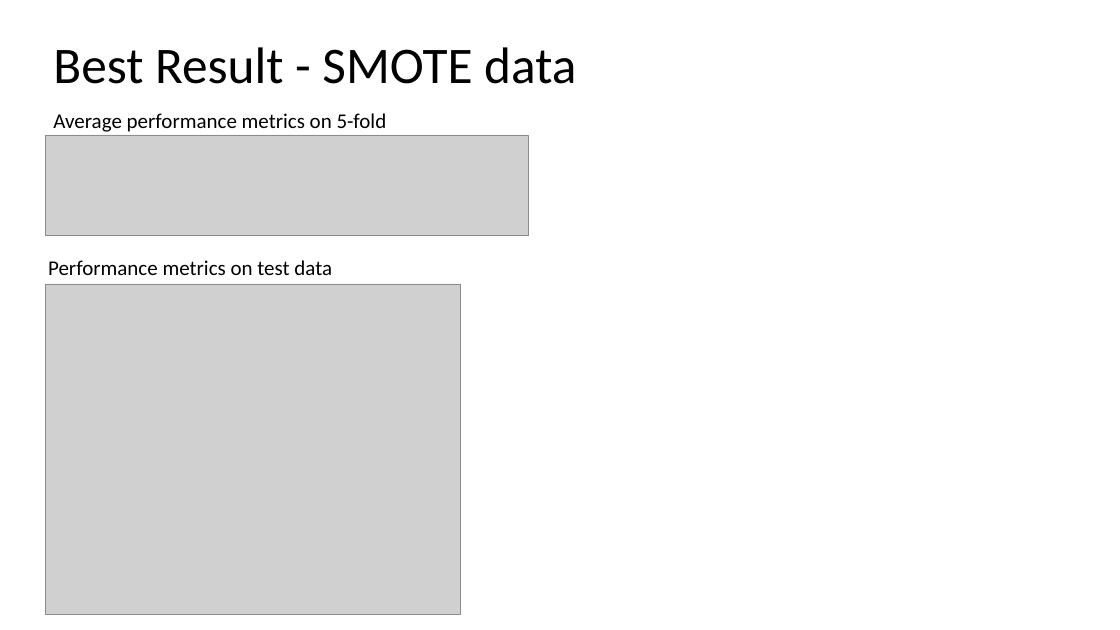
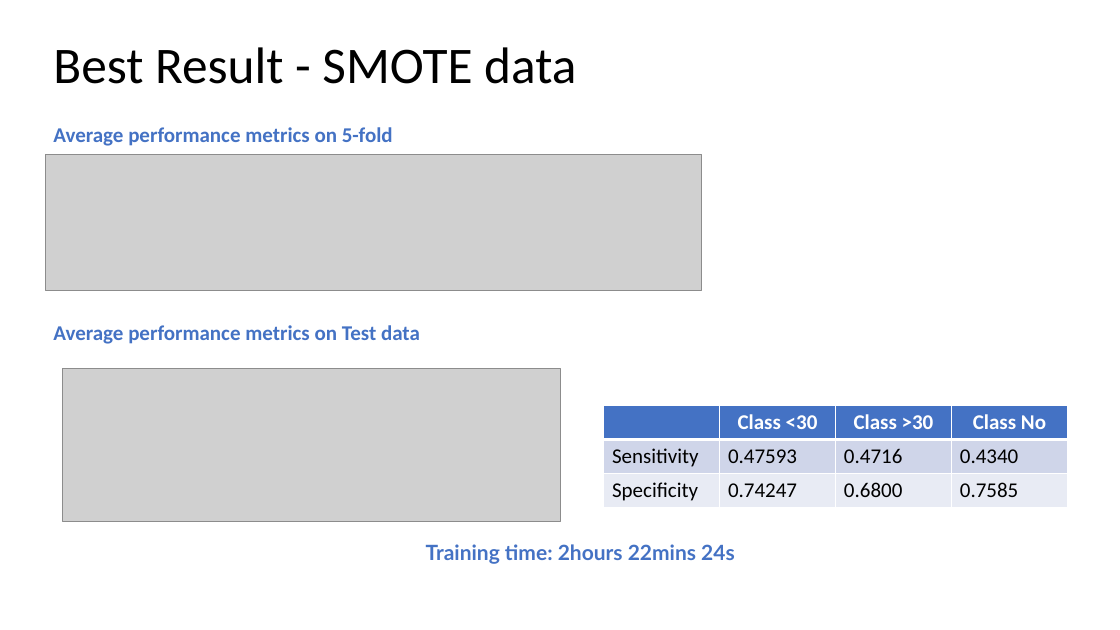
Before and after one commit to LeonardSk/STAT5003-Assignment-Stage-2---GROUP-10, a slide deck: slide 3 of SVM/SVM result.pptx. Drawn at 1120x630 pixels with LibreOffice and Linux fonts; fonts in the diff are those of the drawing; grey boxes stand for pictures. Boxes give left, top, right and bottom in pixels: in the first picture for what was removed or moved away, otherwise in the second. Text is boxed around its words. In the diff, an @@ line names an element or a change of style, - is before the commit and + after.

```diff
--- a/SVM/SVM result.pptx
+++ b/SVM/SVM result.pptx
@@ text "Average performance metrics on 5-fold": place and size @@
-text "Average performance metrics on 5-fold" at (53,113,387,132)
+text "Average performance metrics on 5-fold" at (53,127,393,146)
@@ text "Average performance metrics on 5-fold" at (53,127,393,146): text colour #000000 to #4472C4, bold on @@
@@ picture: place and size @@
-picture at (45,135,528,235)
+picture at (45,154,702,290)
@@ picture removed at (45,284,461,615) @@
@@ text at (53,325,420,344): text changed; text colour #000000 to #4472C4; bold on @@
-Performance metrics on test data
+Average performance metrics on Test data
@@ picture added at (62,369,560,522) @@
@@ table added at (604,405,1068,507), 3 rows, 4 columns @@
+ | Class <30 | Class >30 | Class No
+Sensitivity | 0.47593 | 0.4716 | 0.4340
+Specificity | 0.74247 | 0.6800 | 0.7585
@@ text added at (426,544,735,564), 18 pt, text #4472C4, bold @@
+Training time: 2hours 22mins 24s
```
Also in this commit, not shown: 1 other slide changed, 4 other files.
